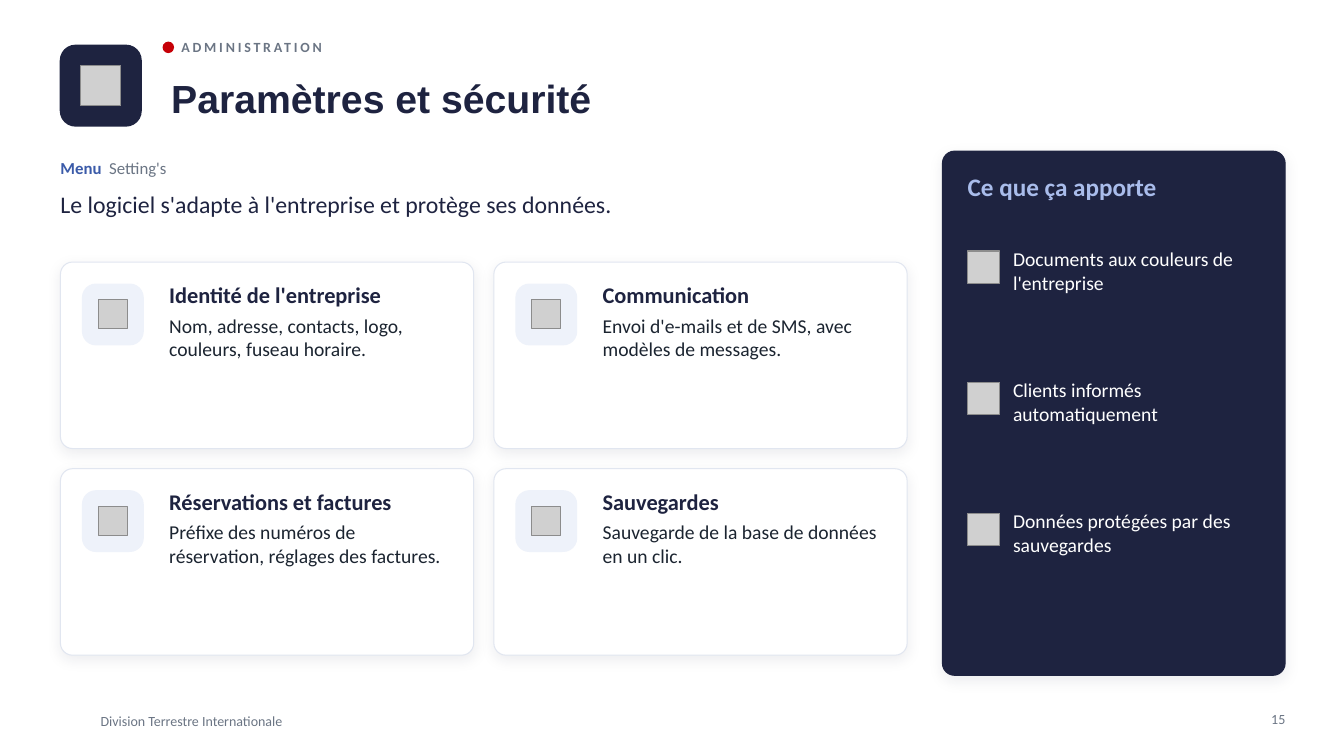
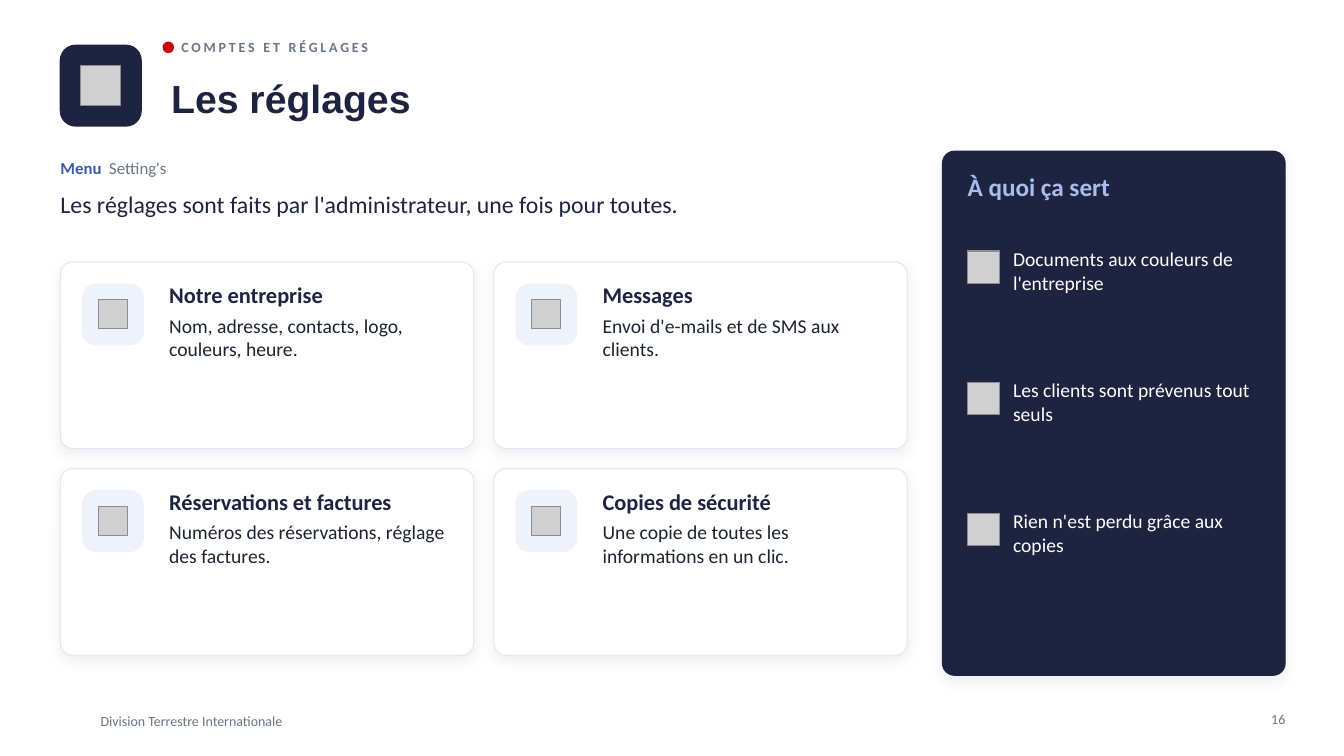
Before and after one commit to meledjearmel/portfolio-assets, a slide deck: slide 16 of formations/dti/presentation-division-terrestre-internationale.pptx (slide 15 before the commit). Drawn at 1344x756 pixels with LibreOffice and Linux fonts; fonts in the diff are those of the drawing; grey boxes stand for pictures; background and template pictures are left out. Boxes give left, top, right and bottom in pixels: in the first picture for what was removed or moved away, otherwise in the second. Text is boxed around its words. In the diff, an @@ line names an element or a change of style, - is before the commit and + after.

```diff
--- a/formations/dti/presentation-division-terrestre-internationale.pptx
+++ b/formations/dti/presentation-division-terrestre-internationale.pptx
@@ text at [181, 41, 368, 52]: text changed @@
-ADMINISTRATION
+COMPTES ET RÉGLAGES
@@ title at [171, 84, 410, 121]: text changed @@
-Paramètres et sécurité
+Les réglages
@@ text at [968, 176, 1109, 200]: text changed @@
-Ce que ça apporte
+À quoi ça sert
@@ text at [60, 196, 678, 217]: text changed @@
-Le logiciel s'adapte à l'entreprise et protège ses données.
+Les réglages sont faits par l'administrateur, une fois pour toutes.
@@ text at [169, 287, 403, 359]: text changed @@
-Identité de l'entreprise
-Nom, adresse, contacts, logo, couleurs, fuseau horaire.
+Notre entreprise
+Nom, adresse, contacts, logo, couleurs, heure.
@@ text at [603, 288, 839, 356]: text changed @@
-Communication
-Envoi d'e-mails et de SMS, avec modèles de messages.
+Messages
+Envoi d'e-mails et de SMS aux clients.
@@ text at [1013, 383, 1250, 421]: text changed @@
-Clients informés automatiquement
+Les clients sont prévenus tout seuls
@@ text at [603, 494, 789, 563]: text changed @@
-Sauvegardes
-Sauvegarde de la base de données en un clic.
+Copies de sécurité
+Une copie de toutes les informations en un clic.
@@ text at [169, 525, 444, 563]: text changed @@
-Préfixe des numéros de réservation, réglages des factures.
+Numéros des réservations, réglage des factures.
@@ text at [1013, 514, 1223, 555]: text changed @@
-Données protégées par des sauvegardes
+Rien n'est perdu grâce aux copies
```
Also in this commit, not shown: 23 other slides changed, 1 slide added, 1 other file.
